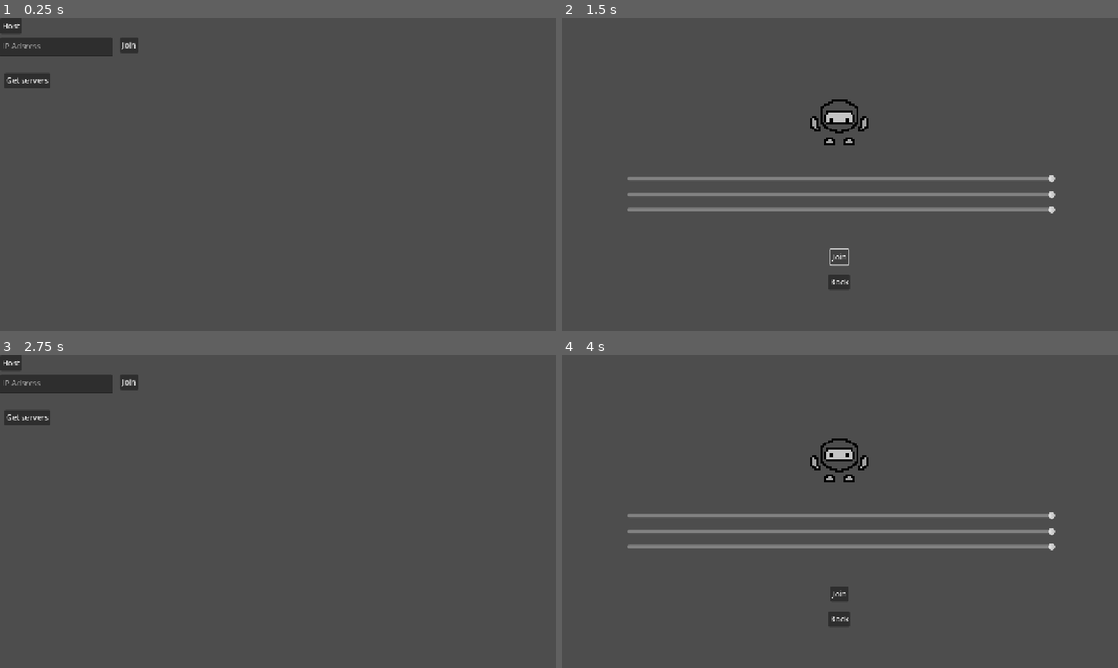
Above: before the commit, frames 1-4 (two rows, left to right).
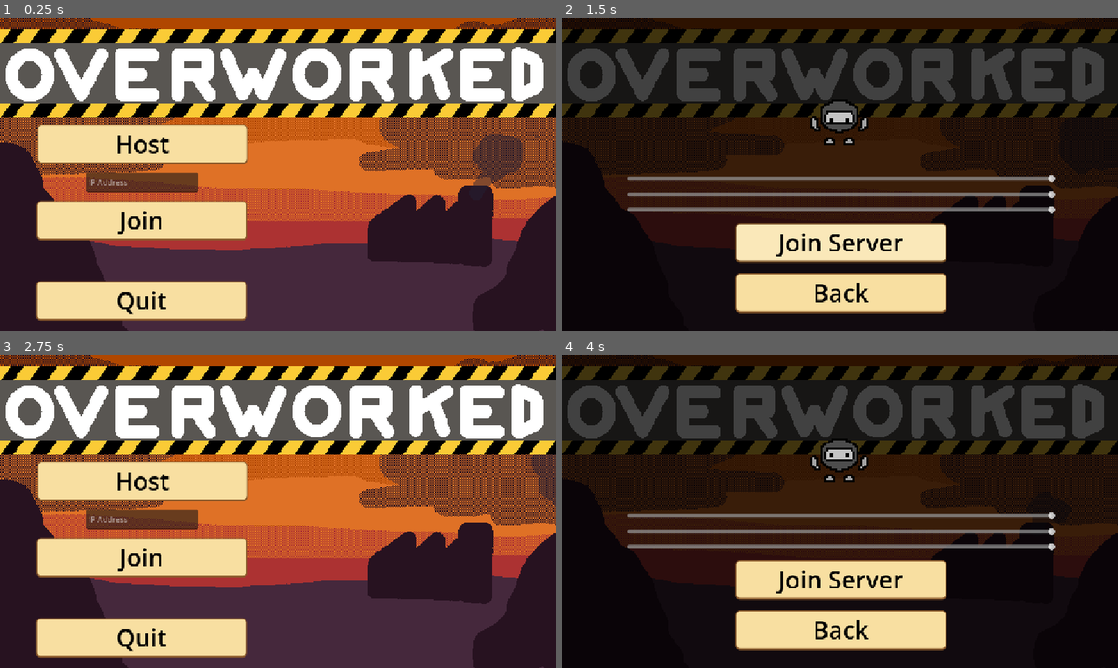
Above: after the commit, the same moments.

Repository: M41T4P-GAMES/Overworked
Game: Godot game, scene res://Scenes/menu.tscn
Same seed, same stepped clock (60 frames per second), same inputs: the game is played once before the commit and once after it. Sound files missing from this copy of the repository are replaced by a short silence.
Inputs:
- Up to frame 1 (0.25 s): no input
- Up to frame 2 (1.5 s): click "Join" at 0.5 s; click "Join" (after the commit: "Join Server") at 1.25 s
- Up to frame 3 (2.75 s): click "Back" at 2 s
- Up to frame 4 (4 s): click "Host" at 2.75 s; hold D (right) from 3.53 s (still down); hold E (interact) from 3.53 s (still down)

The runs differ from the first frame. In frame 1, 90% of the frame differs, in the area x 0-100%, y 0-100%; in frame 2, 88%; in frame 3, 90%; in frame 4, 88%.

Commit message:
Added the title screen and the pause menu

Diff:
--- a/Assets/Textures/Crafting_UI/Default_button.tres
+++ b/Assets/Textures/Crafting_UI/Default_button.tres
@@ -39,6 +39,9 @@
 corner_radius_bottom_left = 8
 
 [resource]
+Button/colors/font_color = Color(0, 0, 0, 1)
+Button/colors/font_focus_color = Color(0, 0, 0, 1)
+Button/colors/font_hover_color = Color(0, 0, 0, 1)
 Button/styles/focus = SubResource("StyleBoxEmpty_srv5y")
 Button/styles/hover = SubResource("StyleBoxFlat_b8jxc")
 Button/styles/normal = SubResource("StyleBoxFlat_huafb")
--- /dev/null
+++ b/Scenes/esc_menu.tscn
@@ -0,0 +1,43 @@
+[gd_scene load_steps=3 format=3 uid="uid://cjost3e33t7mf"]
+
+[ext_resource type="Script" uid="uid://071h7p35csqr" path="res://Scripts/esc_menu.gd" id="1_woiik"]
+[ext_resource type="Theme" uid="uid://dys7obpbw7hjp" path="res://Assets/Textures/Crafting_UI/Default_button.tres" id="2_h0ngc"]
+
+[node name="ESCMenu" type="CanvasLayer"]
+script = ExtResource("1_woiik")
+
+[node name="Panel" type="Panel" parent="."]
+offset_right = 1152.0
+offset_bottom = 648.0
+
+[node name="VBoxContainer" type="VBoxContainer" parent="Panel"]
+layout_mode = 1
+anchors_preset = 8
+anchor_left = 0.5
+anchor_top = 0.5
+anchor_right = 0.5
+anchor_bottom = 0.5
+offset_left = -215.0
+offset_top = -101.0
+offset_right = 215.0
+offset_bottom = 101.0
+grow_horizontal = 2
+grow_vertical = 2
+theme_override_constants/separation = 20
+
+[node name="Resume" type="Button" parent="Panel/VBoxContainer"]
+layout_mode = 2
+theme = ExtResource("2_h0ngc")
+theme_override_colors/font_color = Color(0, 0, 0, 1)
+theme_override_font_sizes/font_size = 50
+text = "Resume"
+
+[node name="Disconnect" type="Button" parent="Panel/VBoxContainer"]
+layout_mode = 2
+theme = ExtResource("2_h0ngc")
+theme_override_colors/font_color = Color(0, 0, 0, 1)
+theme_override_font_sizes/font_size = 50
+text = "Disconnect"
+
+[connection signal="pressed" from="Panel/VBoxContainer/Resume" to="." method="_on_resume_pressed"]
+[connection signal="pressed" from="Panel/VBoxContainer/Disconnect" to="." method="_on_disconnect_pressed"]
--- a/Scenes/main.tscn
+++ b/Scenes/main.tscn
@@ -1,10 +1,9 @@
-[gd_scene load_steps=16 format=3 uid="uid://okgncs467xop"]
+[gd_scene load_steps=17 format=4 uid="uid://okgncs467xop"]
 
 [ext_resource type="Script" uid="uid://vmf0670uammx" path="res://Scripts/main.gd" id="1_jjgbg"]
 [ext_resource type="TileSet" uid="uid://dsu8aglalrce4" path="res://Assets/Tilesets/factory_tilesets.tres" id="2_21xkr"]
 [ext_resource type="PackedScene" uid="uid://cjhuj0h71gddn" path="res://Scenes/box_area.tscn" id="2_bo1nx"]
-[ext_resource type="Script" uid="uid://071h7p35csqr" path="res://Scripts/esc_menu.gd" id="3_8gbba"]
-
+[ext_resource type="PackedScene" uid="uid://cjost3e33t7mf" path="res://Scenes/esc_menu.tscn" id="4_d1ilt"]
 [ext_resource type="Script" uid="uid://dhuahje4sl8uw" path="res://Scripts/timer.gd" id="4_jjvhh"]
 [ext_resource type="Script" uid="uid://dbmit08qsicpf" path="res://Scripts/report.gd" id="4_kry3j"]
 [ext_resource type="Script" uid="uid://c3npeolnujnfc" path="res://Scripts/stamping_area.gd" id="6_6bp64"]
@@ -68,38 +67,7 @@
 1: 3
 })
 
-[node name="ESCMenu" type="CanvasLayer" parent="."]
-script = ExtResource("3_8gbba")
-
-[node name="Panel" type="Panel" parent="ESCMenu"]
-visible = false
-offset_right = 1152.0
-offset_bottom = 648.0
-
-[node name="VBoxContainer" type="VBoxContainer" parent="ESCMenu/Panel"]
-layout_mode = 1
-anchors_preset = 8
-anchor_left = 0.5
-anchor_top = 0.5
-anchor_right = 0.5
-anchor_bottom = 0.5
-offset_left = -215.0
-offset_top = -101.0
-offset_right = 215.0
-offset_bottom = 101.0
-grow_horizontal = 2
-grow_vertical = 2
-theme_override_constants/separation = 20
-
-[node name="resume" type="Button" parent="ESCMenu/Panel/VBoxContainer"]
-layout_mode = 2
-theme_override_font_sizes/font_size = 60
-text = "Resume"
-
-[node name="Disconnect" type="Button" parent="ESCMenu/Panel/VBoxContainer"]
-layout_mode = 2
-theme_override_font_sizes/font_size = 60
-text = "Disconnect"
+[node name="ESCMenu" parent="." instance=ExtResource("4_d1ilt")]
 
 [node name="Report" type="CanvasLayer" parent="."]
 visible = false
@@ -191,7 +159,5 @@
 texture = SubResource("CompressedTexture2D_344ge")
 
 [connection signal="timeout" from="Udp_timer" to="." method="_on_udp_timer_timeout"]
-[connection signal="pressed" from="ESCMenu/Panel/VBoxContainer/resume" to="ESCMenu" method="_on_resume_pressed"]
-[connection signal="pressed" from="ESCMenu/Panel/VBoxContainer/Disconnect" to="ESCMenu" method="_on_disconnect_pressed"]
 [connection signal="pressed" from="Report/Panel/Continue" to="Report" method="_on_continue_pressed"]
 [connection signal="timeout" from="HUD/Timer" to="HUD/Timer" method="_on_timeout"]
--- a/Scenes/menu.tscn
+++ b/Scenes/menu.tscn
@@ -1,8 +1,12 @@
-[gd_scene load_steps=14 format=3 uid="uid://cwpg4ek85x3n4"]
+[gd_scene load_steps=30 format=3 uid="uid://cwpg4ek85x3n4"]
 
 [ext_resource type="Script" uid="uid://cbyqfvacuxfnb" path="res://Scripts/menu.gd" id="1_1rerr"]
 [ext_resource type="Script" uid="uid://biocs0b60fi5q" path="res://Scripts/skin_change.gd" id="2_cayip"]
+[ext_resource type="Theme" uid="uid://dys7obpbw7hjp" path="res://Assets/Textures/Crafting_UI/Default_button.tres" id="2_wwsa2"]
 [ext_resource type="Texture2D" uid="uid://d4maagkcya53p" path="res://Assets/Textures/p_idle.png" id="3_cayip"]
+[ext_resource type="Texture2D" uid="uid://u7lru7ah7rn4" path="res://Assets/titlescreen.png" id="4_158mb"]
+[ext_resource type="AudioStream" uid="uid://bg2bfaglholqn" path="res://Assets/Audio/overworked.wav" id="6_jsrd8"]
+[ext_resource type="Script" uid="uid://srb6mx766pnp" path="res://Scripts/loop_music.gd" id="7_wbdvm"]
 
 [sub_resource type="AtlasTexture" id="AtlasTexture_158mb"]
 atlas = ExtResource("3_cayip")
@@ -74,6 +78,86 @@
 "name": &"default",
 "speed": 10.0
 }]
+
+[sub_resource type="AtlasTexture" id="AtlasTexture_23t3j"]
+atlas = ExtResource("4_158mb")
+region = Rect2(0, 0, 640, 360)
+
+[sub_resource type="AtlasTexture" id="AtlasTexture_8ph6h"]
+atlas = ExtResource("4_158mb")
+region = Rect2(640, 0, 640, 360)
+
+[sub_resource type="AtlasTexture" id="AtlasTexture_5ti5v"]
+atlas = ExtResource("4_158mb")
+region = Rect2(1280, 0, 640, 360)
+
+[sub_resource type="AtlasTexture" id="AtlasTexture_1by5w"]
+atlas = ExtResource("4_158mb")
+region = Rect2(1920, 0, 640, 360)
+
+[sub_resource type="AtlasTexture" id="AtlasTexture_kmwmt"]
+atlas = ExtResource("4_158mb")
+region = Rect2(2560, 0, 640, 360)
+
+[sub_resource type="AtlasTexture" id="AtlasTexture_rc6uw"]
+atlas = ExtResource("4_158mb")
+region = Rect2(3200, 0, 640, 360)
+
+[sub_resource type="AtlasTexture" id="AtlasTexture_dldpb"]
+atlas = ExtResource("4_158mb")
+region = Rect2(3840, 0, 640, 360)
+
+[sub_resource type="AtlasTexture" id="AtlasTexture_d77ms"]
+atlas = ExtResource("4_158mb")
+region = Rect2(4480, 0, 640, 360)
+
+[sub_resource type="AtlasTexture" id="AtlasTexture_3p34a"]
+atlas = ExtResource("4_158mb")
+region = Rect2(5120, 0, 640, 360)
+
+[sub_resource type="AtlasTexture" id="AtlasTexture_owyel"]
+atlas = ExtResource("4_158mb")
+region = Rect2(5760, 0, 640, 360)
+
+[sub_resource type="SpriteFrames" id="SpriteFrames_cayip"]
+animations = [{
+"frames": [{
+"duration": 1.0,
+"texture": SubResource("AtlasTexture_23t3j")
+}, {
+"duration": 1.0,
+"texture": SubResource("AtlasTexture_8ph6h")
+}, {
+"duration": 1.0,
+"texture": SubResource("AtlasTexture_5ti5v")
+}, {
+"duration": 1.0,
+"texture": SubResource("AtlasTexture_1by5w")
+}, {
+"duration": 1.0,
+"texture": SubResource("AtlasTexture_kmwmt")
+}, {
+"duration": 1.0,
+"texture": SubResource("AtlasTexture_rc6uw")
+}, {
+"duration": 1.0,
+"texture": SubResource("AtlasTexture_dldpb")
+}, {
+"duration": 1.0,
+"texture": SubResource("AtlasTexture_d77ms")
+}, {
+"duration": 1.0,
+"texture": SubResource("AtlasTexture_3p34a")
+}, {
+"duration": 1.0,
+"texture": SubResource("AtlasTexture_owyel")
+}],
+"loop": true,
+"name": &"default",
+"speed": 10.0
+}]
+
+[sub_resource type="CanvasTexture" id="CanvasTexture_wwsa2"]
 
 [node name="Menu" type="Control"]
 layout_mode = 3
@@ -86,27 +170,47 @@
 
 [node name="Host" type="Button" parent="."]
 layout_mode = 0
-offset_right = 8.0
-offset_bottom = 8.0
+offset_left = 76.0
+offset_top = 220.0
+offset_right = 513.0
+offset_bottom = 302.0
+theme = ExtResource("2_wwsa2")
+theme_override_colors/font_color = Color(0, 0, 0, 1)
+theme_override_font_sizes/font_size = 50
 text = "Host"
 
 [node name="Join" type="Button" parent="."]
 layout_mode = 0
-offset_left = 248.0
-offset_top = 40.0
-offset_right = 286.0
-offset_bottom = 71.0
-text = "Join
-"
-
-[node name="ip" type="TextEdit" parent="."]
-layout_mode = 0
-offset_top = 40.0
-offset_right = 232.0
-offset_bottom = 80.0
-placeholder_text = "IP Adsress"
+offset_left = 75.0
+offset_top = 378.0
+offset_right = 512.0
+offset_bottom = 460.0
+theme = ExtResource("2_wwsa2")
+theme_override_colors/font_color = Color(0, 0, 0, 1)
+theme_override_font_sizes/font_size = 50
+text = "Join"
+
+[node name="Quit" type="Button" parent="."]
+layout_mode = 0
+offset_left = 74.0
+offset_top = 544.0
+offset_right = 511.0
+offset_bottom = 626.0
+theme = ExtResource("2_wwsa2")
+theme_override_colors/font_color = Color(0, 0, 0, 1)
+theme_override_font_sizes/font_size = 50
+text = "Quit"
+
+[node name="ip" type="LineEdit" parent="."]
+layout_mode = 0
+offset_left = 178.0
+offset_top = 320.0
+offset_right = 410.0
+offset_bottom = 360.0
+placeholder_text = "IP Address"
 
 [node name="Get_servers" type="Button" parent="."]
+visible = false
 layout_mode = 0
 offset_left = 8.0
 offset_top = 113.0
@@ -172,27 +276,62 @@
 step = 0.005
 value = 1.0
 
-[node name="JoinServer" type="Button" parent="SkinChange"]
-offset_left = -21.0
-offset_top = 154.0
-offset_right = 17.0
-offset_bottom = 185.0
-text = "Join"
+[node name="Join Server" type="Button" parent="SkinChange"]
+offset_left = -217.0
+offset_top = 100.0
+offset_right = 220.0
+offset_bottom = 182.0
+theme = ExtResource("2_wwsa2")
+theme_override_colors/font_color = Color(0, 0, 0, 1)
+theme_override_font_sizes/font_size = 50
+text = "Join Server"
 
 [node name="Back" type="Button" parent="SkinChange"]
-offset_left = -25.0
-offset_top = 206.0
-offset_right = 20.0
-offset_bottom = 237.0
+offset_left = -217.0
+offset_top = 204.0
+offset_right = 220.0
+offset_bottom = 286.0
+theme = ExtResource("2_wwsa2")
+theme_override_colors/font_color = Color(0, 0, 0, 1)
+theme_override_font_sizes/font_size = 50
 text = "Back"
+
+[node name="Background" type="AnimatedSprite2D" parent="."]
+z_index = -1
+position = Vector2(576, 324)
+scale = Vector2(1.8, 1.8)
+sprite_frames = SubResource("SpriteFrames_cayip")
+autoplay = "default"
+
+[node name="Background2" type="AnimatedSprite2D" parent="."]
+z_index = -1
+position = Vector2(1856, 324)
+scale = Vector2(1.8, 1.8)
+sprite_frames = SubResource("SpriteFrames_cayip")
+autoplay = "default"
+
+[node name="Background2Blur" type="Sprite2D" parent="."]
+self_modulate = Color(0, 0, 0, 0.745098)
+z_index = -1
+position = Vector2(1855.78, 323.775)
+scale = Vector2(1152.45, 648.45)
+texture = SubResource("CanvasTexture_wwsa2")
+
+[node name="AudioStreamPlayer" type="AudioStreamPlayer" parent="."]
+stream = ExtResource("6_jsrd8")
+volume_db = -20.0
+autoplay = true
+script = ExtResource("7_wbdvm")
 
 [connection signal="pressed" from="Host" to="." method="_on_host_pressed"]
 [connection signal="pressed" from="Join" to="." method="_on_join_pressed"]
+[connection signal="pressed" from="Quit" to="." method="_on_quit_pressed"]
 [connection signal="pressed" from="Get_servers" to="." method="_on_get_servers_pressed"]
 [connection signal="timeout" from="browser_timer" to="." method="_on_browser_timer_timeout"]
 [connection signal="value_changed" from="SkinChange/R" to="SkinChange" method="_on_r_value_changed"]
 [connection signal="value_changed" from="SkinChange/G" to="SkinChange" method="_on_g_value_changed"]
 [connection signal="value_changed" from="SkinChange/B" to="SkinChange" method="_on_b_value_changed"]
-[connection signal="pressed" from="SkinChange/JoinServer" to="." method="_on_join_server_pressed"]
-[connection signal="pressed" from="SkinChange/JoinServer" to="SkinChange" method="_on_join_server_pressed"]
+[connection signal="pressed" from="SkinChange/Join Server" to="." method="_on_join_server_pressed"]
+[connection signal="pressed" from="SkinChange/Join Server" to="SkinChange" method="_on_join_server_pressed"]
 [connection signal="pressed" from="SkinChange/Back" to="." method="_on_back_pressed"]
+[connection signal="finished" from="AudioStreamPlayer" to="AudioStreamPlayer" method="_on_finished"]
--- a/Scenes/player.tscn
+++ b/Scenes/player.tscn
@@ -1,5 +1,4 @@
-[gd_scene load_steps=115 format=3 uid="uid://ckmv5npbdlsn7"]
-
+[gd_scene load_steps=112 format=3 uid="uid://ckmv5npbdlsn7"]
 
 [ext_resource type="Script" uid="uid://bt43rkjtaxbup" path="res://Scripts/player.gd" id="1_cvnsp"]
 [ext_resource type="Texture2D" uid="uid://dugfiin2drgr4" path="res://icon.svg" id="2_6t5aa"]
--- /dev/null
+++ b/Scripts/loop_music.gd
@@ -0,0 +1,5 @@
+extends AudioStreamPlayer
+
+
+func _on_finished() -> void:
+	play()
--- a/Scripts/menu.gd
+++ b/Scripts/menu.gd
@@ -72,3 +72,7 @@
 
 func _on_back_pressed() -> void:
 	$SkinChange.enabled = false
+
+
+func _on_quit_pressed() -> void:
+	get_tree().quit()
Not shown, added: Assets/Audio/overworked.wav.import
Not shown, added: Scripts/loop_music.gd.uid
Not shown, added: Assets/Audio/overworked.wav
